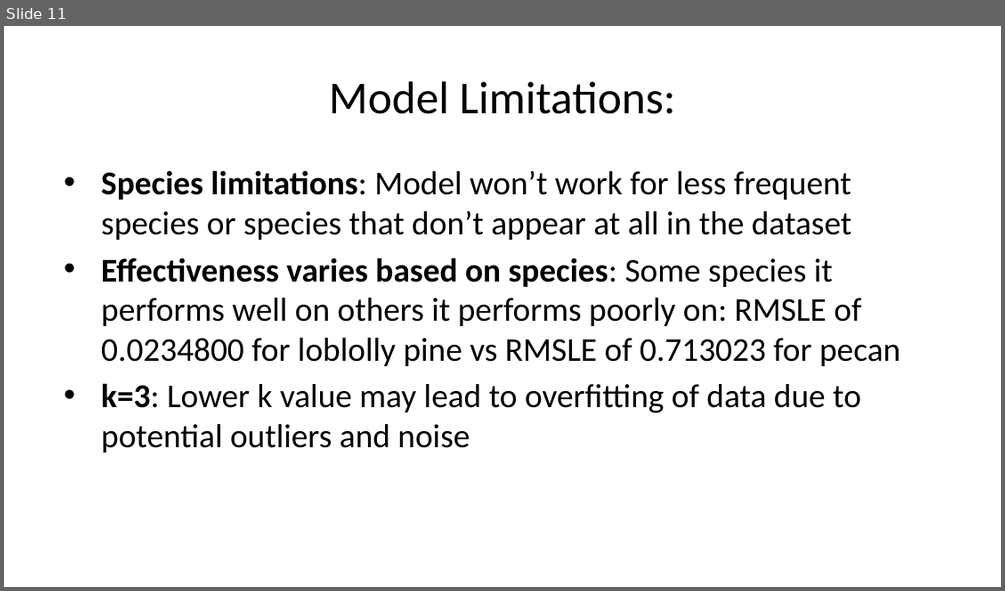
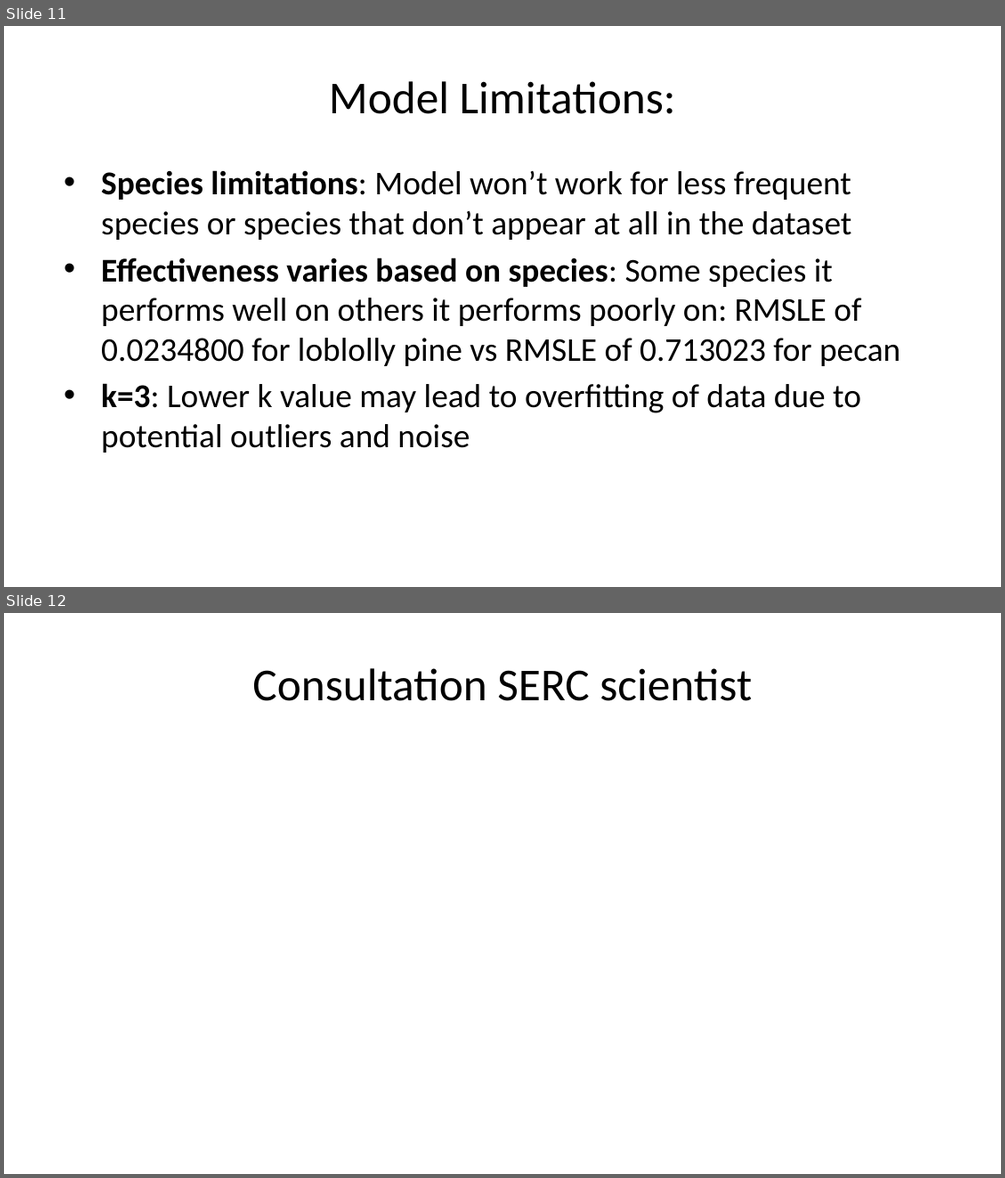
Before and after one commit to deancallahan25/Redwood-Analytics-Portfolio, a slide deck: Project-3/presentation.pptx. Shown one above the other, each under a label of ours: slide 11 before the commit, slides 11 and 12 after it. The pictures are 1005x591 and 1005x1178 pixels, drawn with LibreOffice and Linux fonts; fonts in the diff are those of the drawing. Boxes give left, top, right and bottom in pixels: in the first picture for what was removed or moved away, otherwise in the second. Text is boxed around its words. In the diff, an @@ line names an element or a change of style, - is before the commit and + after.

```diff
--- a/Project-3/presentation.pptx
+++ b/Project-3/presentation.pptx
@@ slide 12 added at [4,613,1001,1174], background #FFFFFF @@
@@ title added at [252,668,752,701], 33 pt, text #000000 @@
+Consultation SERC scientist
```
Also in this commit, not shown: 1 slide changed.
